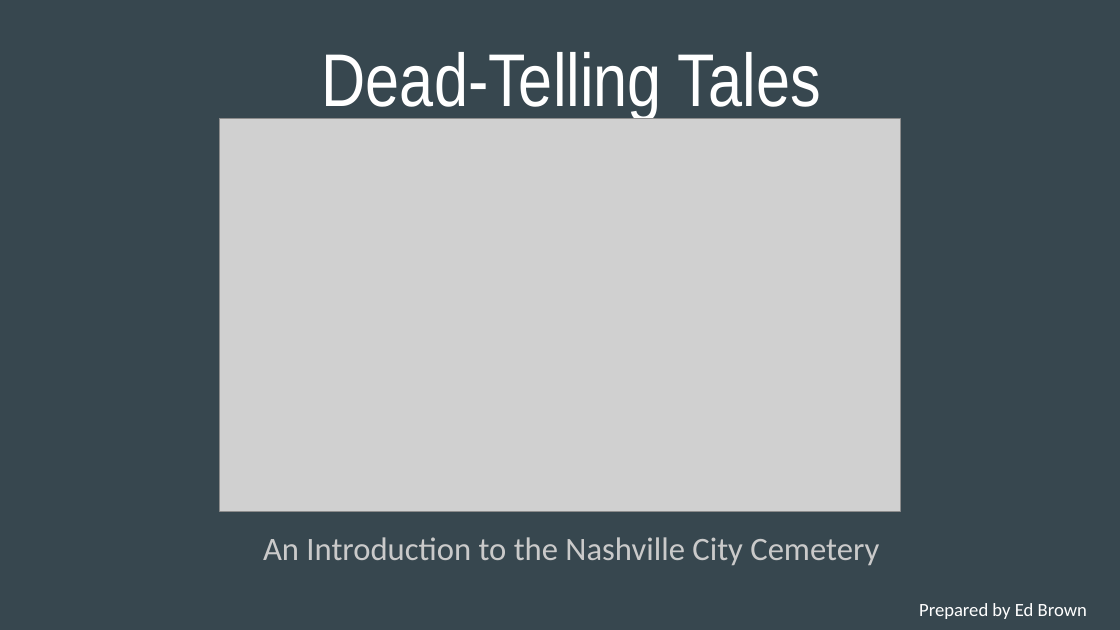
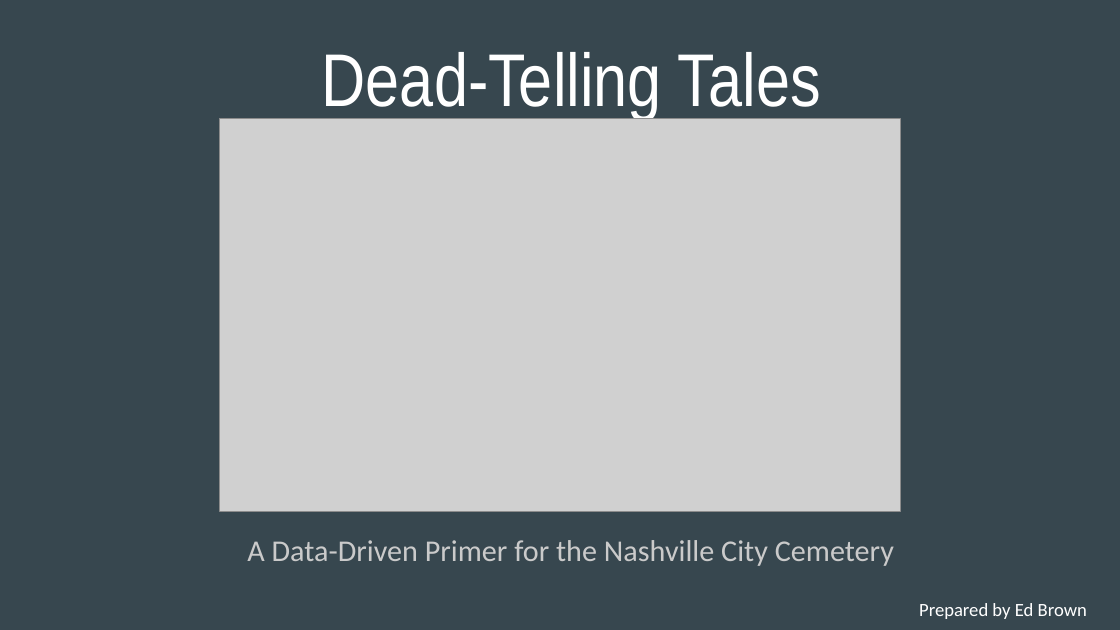
Before and after one commit to NSS-Data-Analytics-Cohort-9/city_cemetery-edwardbrown750, a slide deck: slide 1 of presentation/Ed Brown _ DA9_ City Cemetary.pptx. Drawn at 1120x630 pixels with LibreOffice and Linux fonts; fonts in the diff are those of the drawing; grey boxes stand for pictures. Boxes give left, top, right and bottom in pixels: in the first picture for what was removed or moved away, otherwise in the second. Text is boxed around its words. In the diff, an @@ line names an element or a change of style, - is before the commit and + after.

```diff
--- a/presentation/Ed Brown _ DA9_ City Cemetary.pptx
+++ b/presentation/Ed Brown _ DA9_ City Cemetary.pptx
@@ subtitle at (247,540,894,566): text changed; size 21 to 19.4 pt @@
-An Introduction to the Nashville City Cemetery
+A Data-Driven Primer for the Nashville City Cemetery
```
Also in this commit, not shown: 5 other slides changed.
